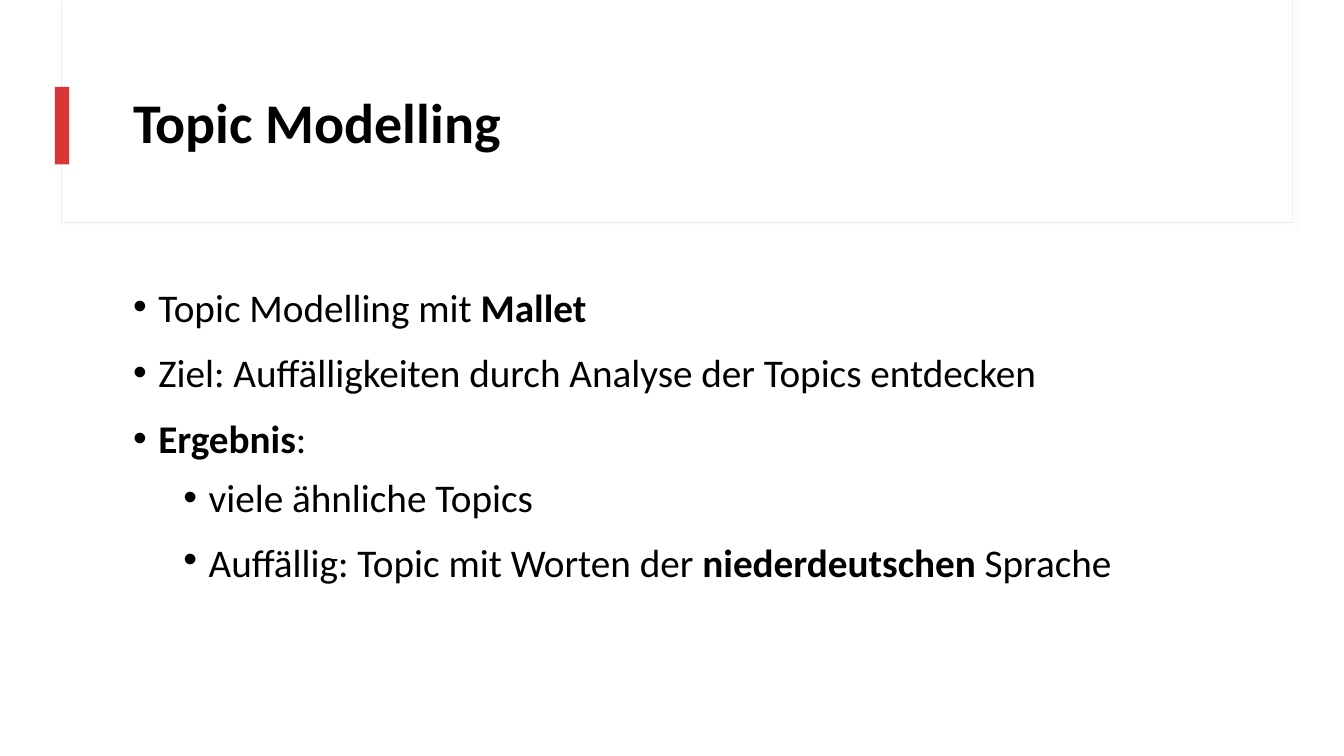
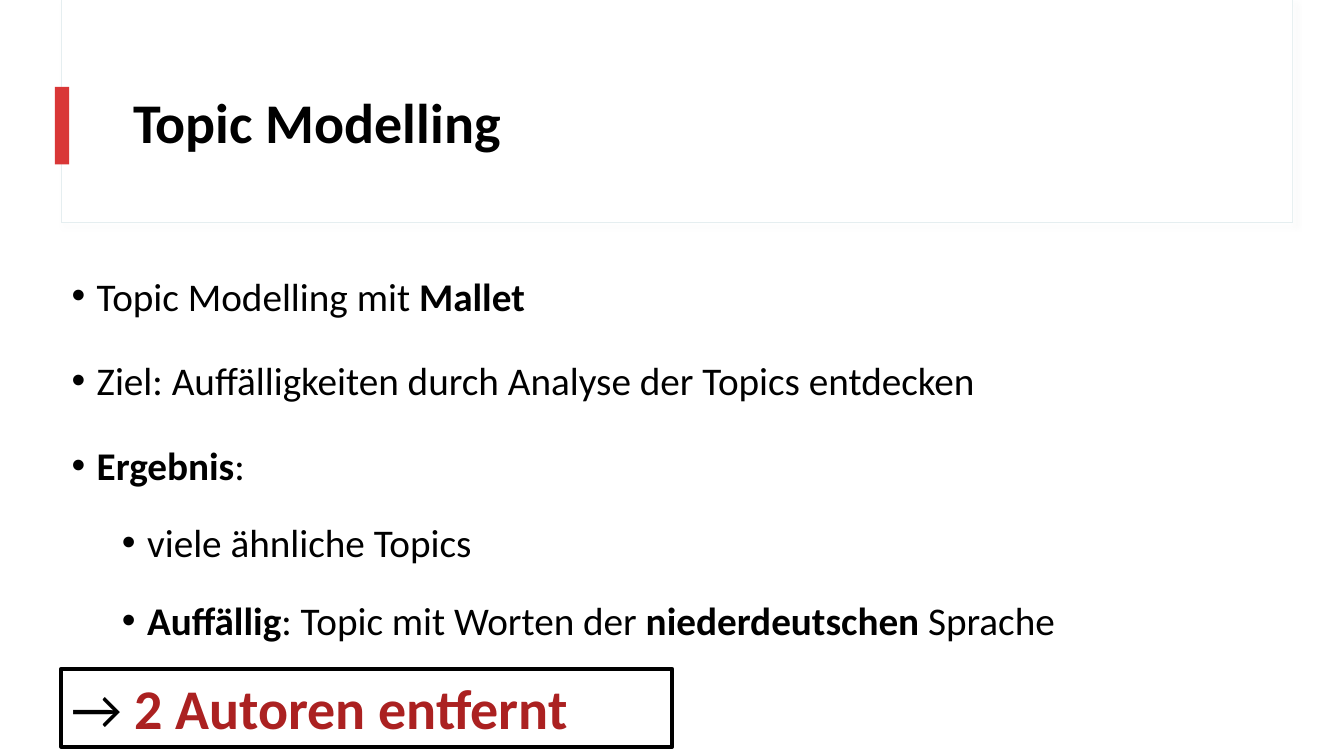
Before and after one commit to realjanpaulus/clusterpoems, a slide deck: slide 24 of presentation/clustering_presentation.pptx (slide 23 before the commit). Drawn at 1344x756 pixels with LibreOffice and Linux fonts; fonts in the diff are those of the drawing. Boxes give left, top, right and bottom in pixels: in the first picture for what was removed or moved away, otherwise in the second. Text is boxed around its words. In the diff, an @@ line names an element or a change of style, - is before the commit and + after.

```diff
--- a/presentation/clustering_presentation.pptx
+++ b/presentation/clustering_presentation.pptx
@@ text "Topic Modelling mit Mallet": place and size @@
-text "Topic Modelling mit Mallet" at <box>158,294,1112,584</box>
+text "Topic Modelling mit Mallet" at <box>97,283,1055,642</box>
@@ text "Topic Modelling mit Mallet" at <box>97,283,1055,642</box>: bold on in "Auffällig:"; line spacing 1.1 to 1.5 @@
@@ rectangle added at <box>62,668,673,746</box>, outline #000000 3 pt, 40 pt, text #AB2121, bold @@
+→ 2 Autoren entfernt
```
Also in this commit, not shown: 3 other slides changed, 8 slides added, 3 slides removed, 38 other files.
